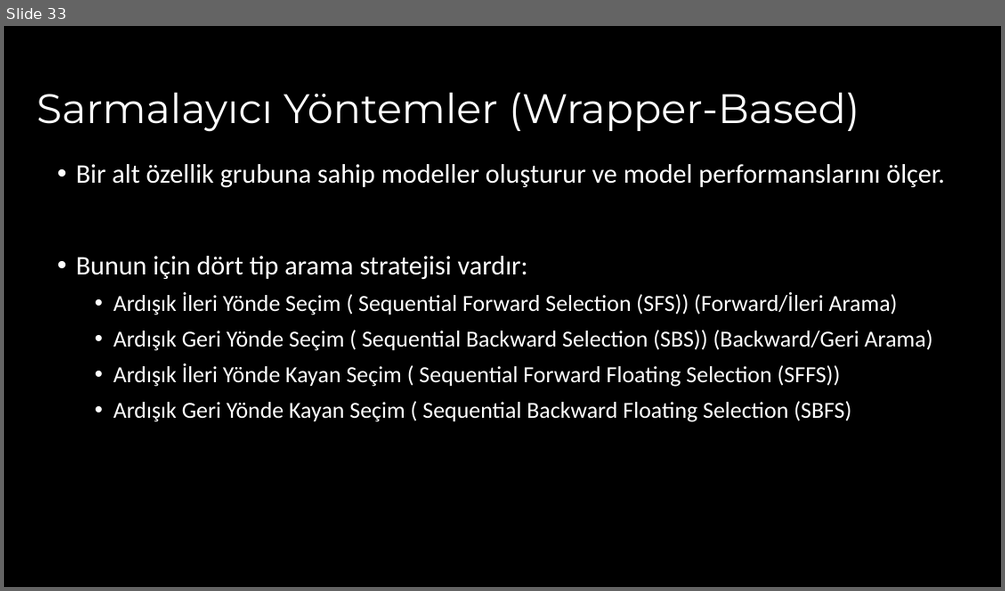
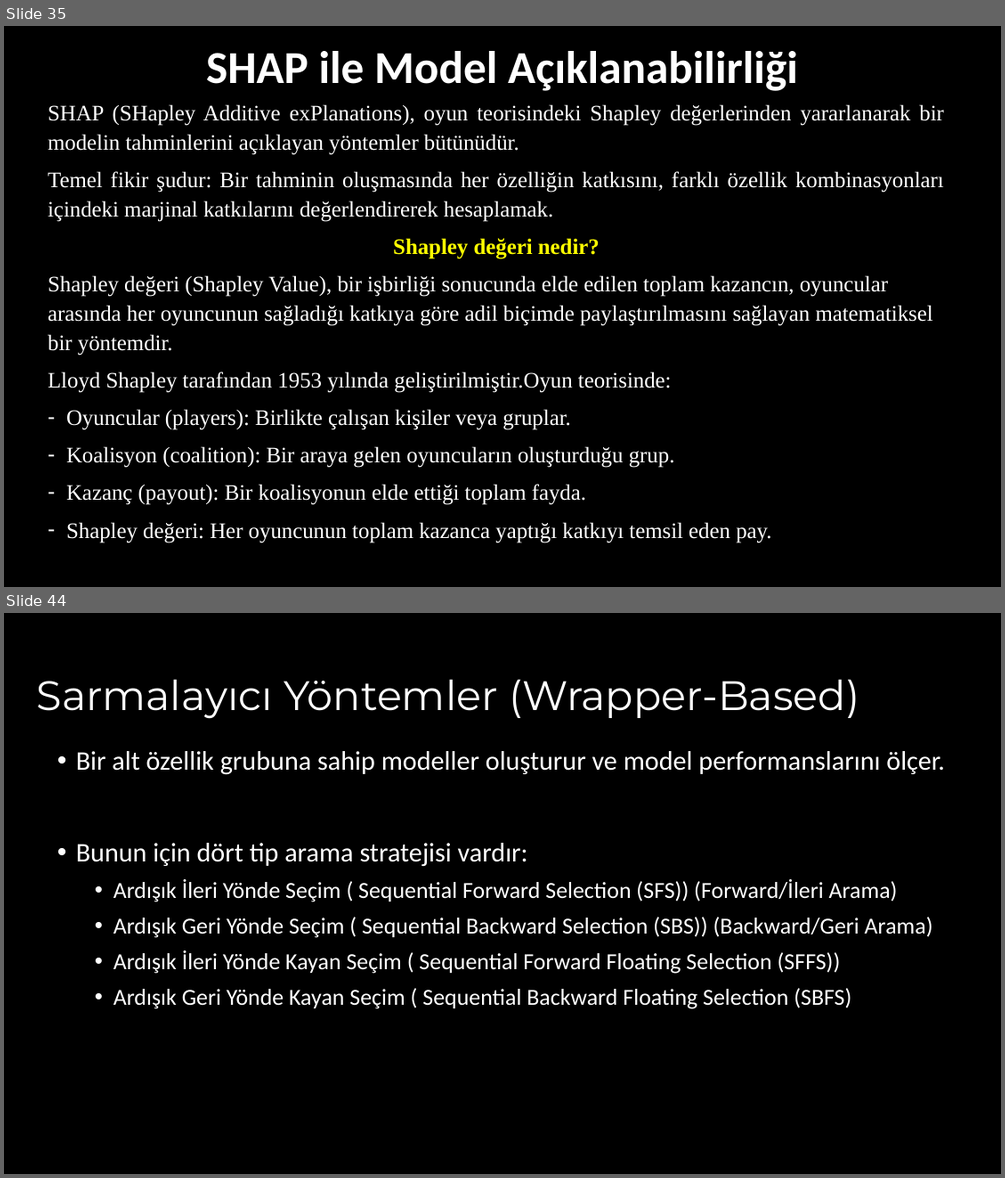
Before and after one commit to akaraci/Makine-Ogrenmesi, a slide deck: Sunular/MÖT-Hafta-5 - Feature_Selection_and_Extraction.pptx. Shown one above the other, each under a label of ours: slide 33 before the commit, slides 35 and 44 after it; the slides between them are not shown. The pictures are 1005x591 and 1005x1178 pixels, drawn with LibreOffice and Linux fonts; fonts in the diff are those of the drawing. Boxes give left, top, right and bottom in pixels: in the first picture for what was removed or moved away, otherwise in the second. Text is boxed around its words. In the diff, an @@ line names an element or a change of style, - is before the commit and + after.

```diff
--- a/Sunular/MÖT-Hafta-5 - Feature_Selection_and_Extraction.pptx
+++ b/Sunular/MÖT-Hafta-5 - Feature_Selection_and_Extraction.pptx
@@ slide 35 added at [4, 26, 1001, 587], background #000000 @@
@@ title added at [206, 51, 798, 91], 33 pt, text #FFFFFF, bold @@
+SHAP ile Model Açıklanabilirliği
@@ text added at [48, 104, 944, 543], 16 pt, text #FFFFFF @@
+SHAP (SHapley Additive exPlanations), oyun teorisindeki Shapley değerlerinden yararlanarak bir modelin tahminlerini açıklayan yöntemler bütünüdür.
+Temel fikir şudur: Bir tahminin oluşmasında her özelliğin katkısını, farklı özellik kombinasyonları içindeki marjinal katkılarını değerlendirerek hesaplamak.
+Shapley değeri nedir?
+Shapley değeri (Shapley Value), bir işbirliği sonucunda elde edilen toplam kazancın, oyuncular arasında her oyuncunun sağladığı katkıya göre adil biçimde paylaştırılmasını sağlayan matematiksel bir yöntemdir.
+Lloyd Shapley tarafından 1953 yılında geliştirilmiştir.Oyun teorisinde:
+– Oyuncular (players): Birlikte çalışan kişiler veya gruplar.
+– Koalisyon (coalition): Bir araya gelen oyuncuların oluşturduğu grup.
+– Kazanç (payout): Bir koalisyonun elde ettiği toplam fayda.
+– Shapley değeri: Her oyuncunun toplam kazanca yaptığı katkıyı temsil eden pay.
@@ what was slide 33 is now slide 44 @@
```
Also in this commit, not shown: 10 other slides added.
